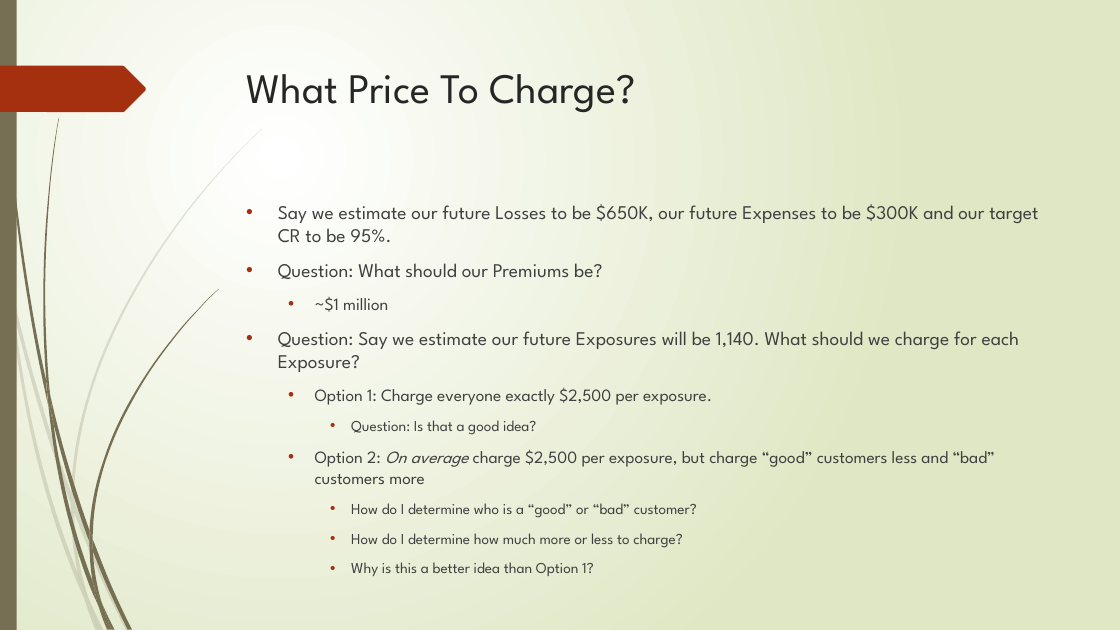
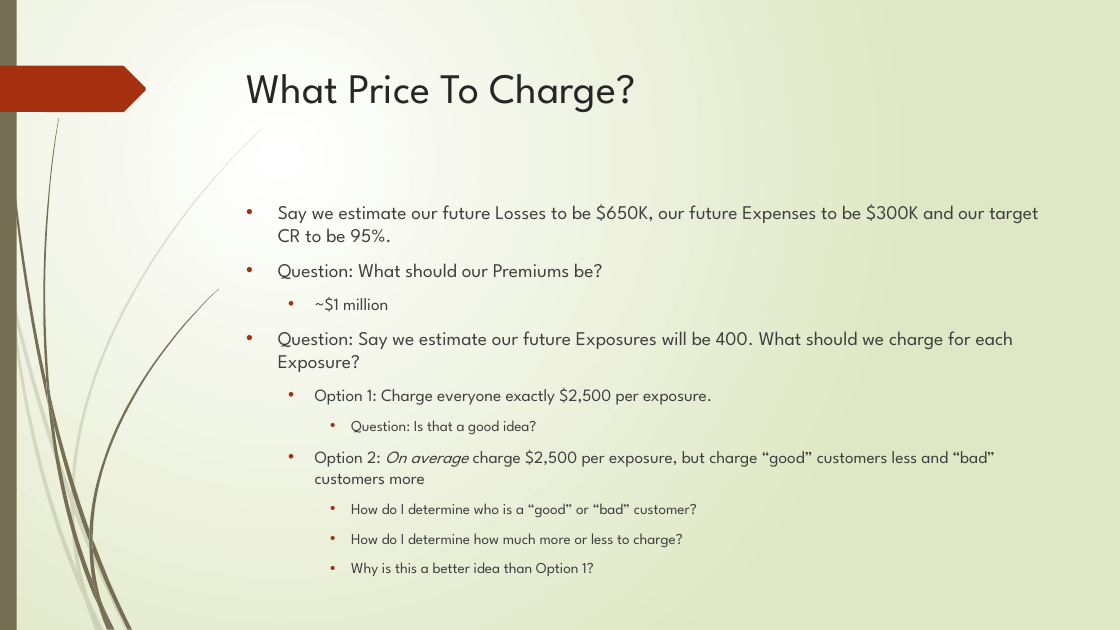
Before and after one commit to joewarth/actuarial_data_science_intro, a slide deck: slide 6 of presentation/Pricing Modeling Presentation.pptx. Drawn at 1120x630 pixels with LibreOffice and Linux fonts; fonts in the diff are those of the drawing. Boxes give left, top, right and bottom in pixels: in the first picture for what was removed or moved away, otherwise in the second. Text is boxed around its words. In the diff, an @@ line names an element or a change of style, - is before the commit and + after.

Commit message:
patching presentation

```diff
--- a/presentation/Pricing Modeling Presentation.pptx
+++ b/presentation/Pricing Modeling Presentation.pptx
@@ text at [278, 331, 1013, 372]: text changed @@
-• Question: Say we estimate our future Exposures will be 1,140. What should we charge for each Exposure?
+• Question: Say we estimate our future Exposures will be 400. What should we charge for each Exposure?
```
